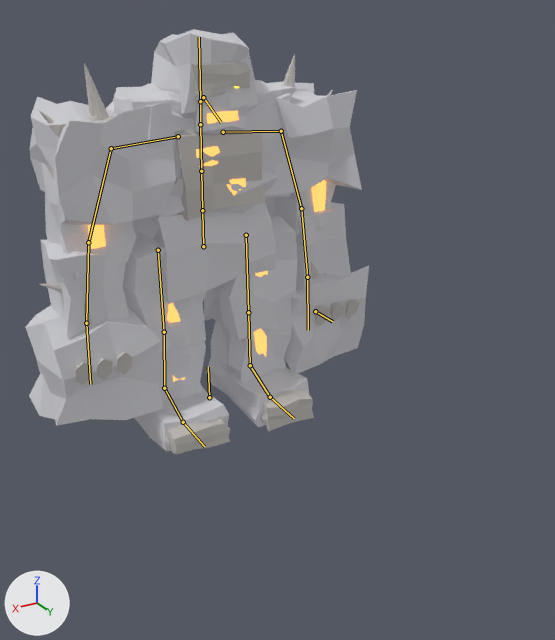
The Blender file Data/Models/Enemy/BossGolem.blend as it was, and as the next commit left it.
Camera for both pictures: a 50 mm camera at (54.5, 115.5, 70.1) aimed at (-1.5, 22.3, 23.4). Arrows for +X, +Y and +Z are at lower left; the lights stay in place. The first picture is the older version. Both versions are drawn at frame 45 of the action 'JumpAttack'; the numbers are the values there. The bones that bend it are drawn over the model as lines.

The first picture shows 'BossGolem'.
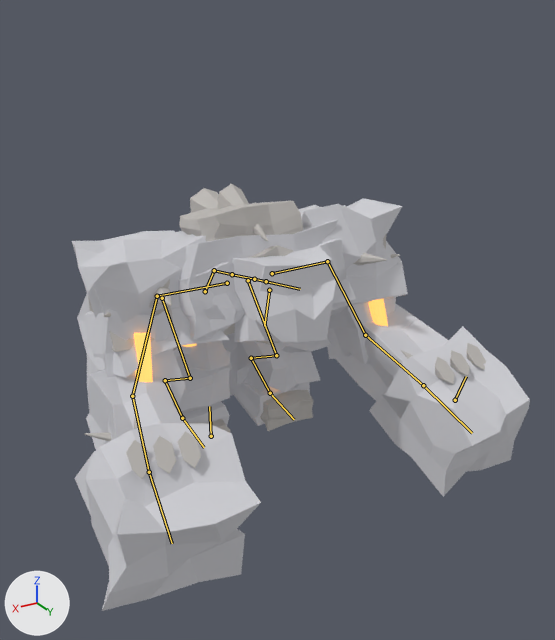
Where the change shows, as pixel boxes (x1, y1, x2, y2) in the pictures (555 x 640 px):
```json
{"object": "BossGolem", "change": "posed", "before": [25, 29, 369, 455], "after": [72, 184, 530, 611], "on screen": "33% wider"}
{"bone": "Root", "before": "(209, 397) to (208, 367)", "after": "(211, 436) to (209, 406)"}
{"bone": "Hips", "before": "(203, 246) to (202, 210)", "after": "(205, 291) to (214, 270)"}
{"bone": "Spine", "before": "(202, 210) to (201, 171)", "after": "(214, 270) to (232, 274)"}
{"bone": "UpperArm_L", "before": "(111, 148) to (88, 242)", "after": "(157, 296) to (132, 396)"}
{"bone": "LowerArm_L", "before": "(88, 242) to (86, 323)", "after": "(132, 396) to (149, 472)"}
{"bone": "UpperArm_R", "before": "(281, 131) to (301, 208)", "after": "(327, 261) to (365, 335)"}
{"bone": "LowerArm_R", "before": "(301, 208) to (307, 277)", "after": "(365, 335) to (423, 385)"}
{"bone": "UpperLeg_L", "before": "(158, 250) to (164, 332)", "after": "(162, 298) to (190, 378)"}
{"bone": "LowerLeg_L", "before": "(164, 332) to (164, 388)", "after": "(190, 378) to (165, 380)"}
{"bone": "Foot_L", "before": "(164, 388) to (183, 422)", "after": "(165, 380) to (182, 418)"}
{"bone": "UpperLeg_R", "before": "(246, 235) to (248, 312)", "after": "(248, 280) to (276, 355)"}
{"bone": "LowerLeg_R", "before": "(248, 312) to (250, 365)", "after": "(276, 355) to (251, 358)"}
{"bone": "Foot_R", "before": "(250, 365) to (270, 397)", "after": "(251, 358) to (270, 393)"}
```

The change, as JSON lines over the scene's bpy script:
```json
{"block": "bone_root", "where": "bone_root = bpy.data.objects['BossGolem_Rig'].pose.bones['Root']"}
{"op": "set", "path": "bone_root.location", "old": "(0.0, -0.04, 0.0)", "new": "(0.0, -1.08, 0.0)"}
{"block": "bone_hips", "where": "bone_hips = bpy.data.objects['BossGolem_Rig'].pose.bones['Hips']  # child of 'Root'"}
{"op": "set", "path": "bone_hips.rotation_euler", "old": "(-0.0175, 0.0, 0.0)", "new": "(-0.646, 0.0, 0.0)", "note": "degrees (-1, 0, 0) -> degrees (-37, 0, 0)"}
{"block": "bone_spine", "where": "bone_spine = bpy.data.objects['BossGolem_Rig'].pose.bones['Spine']  # child of 'Hips'"}
{"op": "set", "path": "bone_spine.rotation_euler", "old": "(-0.0175, 0.0, 0.0)", "new": "(-0.716, 0.0, 0.0)", "note": "degrees (-1, 0, 0) -> degrees (-41, 0, 0)"}
{"block": "bone_upperarm_l", "where": "bone_upperarm_l = bpy.data.objects['BossGolem_Rig'].pose.bones['UpperArm_L']  # child of 'Shoulder_L'"}
{"op": "set", "path": "bone_upperarm_l.rotation_euler", "old": "(0.0, 0.0, 0.0)", "new": "(1.536, 0.122, 0.576)", "note": "degrees (0, 0, 0) -> degrees (88, 7, 33)"}
{"block": "bone_lowerarm_l", "where": "bone_lowerarm_l = bpy.data.objects['BossGolem_Rig'].pose.bones['LowerArm_L']  # child of 'UpperArm_L'"}
{"op": "set", "path": "bone_lowerarm_l.rotation_euler", "old": "(0.0349, 0.0, 0.0)", "new": "(0.96, 0.14, 0.14)", "note": "degrees (2, 0, 0) -> degrees (55, 8, 8)"}
{"block": "bone_upperarm_r", "where": "bone_upperarm_r = bpy.data.objects['BossGolem_Rig'].pose.bones['UpperArm_R']  # child of 'Shoulder_R'"}
{"op": "set", "path": "bone_upperarm_r.rotation_euler", "old": "(0.0, 0.0, 0.0)", "new": "(1.536, -0.122, -0.576)", "note": "degrees (0, 0, 0) -> degrees (88, -7, -33)"}
{"block": "bone_lowerarm_r", "where": "bone_lowerarm_r = bpy.data.objects['BossGolem_Rig'].pose.bones['LowerArm_R']  # child of 'UpperArm_R'"}
{"op": "set", "path": "bone_lowerarm_r.rotation_euler", "old": "(0.0349, 0.0, 0.0)", "new": "(0.96, -0.14, -0.14)", "note": "degrees (2, 0, 0) -> degrees (55, -8, -8)"}
{"block": "bone_upperleg_l", "where": "bone_upperleg_l = bpy.data.objects['BossGolem_Rig'].pose.bones['UpperLeg_L']  # child of 'Hips'"}
{"op": "set", "path": "bone_upperleg_l.rotation_euler", "old": "(0.0524, 0.0, 0.0)", "new": "(1.396, 0.0, 0.0)", "note": "degrees (3, 0, 0) -> degrees (80, 0, 0)"}
{"block": "bone_lowerleg_l", "where": "bone_lowerleg_l = bpy.data.objects['BossGolem_Rig'].pose.bones['LowerLeg_L']  # child of 'UpperLeg_L'"}
{"op": "set", "path": "bone_lowerleg_l.rotation_euler", "old": "(-0.0698, 0.0, 0.0)", "new": "(-1.868, -0.0873, 0.0175)", "note": "degrees (-4, 0, 0) -> degrees (-107, -5, 1)"}
{"block": "bone_foot_l", "where": "bone_foot_l = bpy.data.objects['BossGolem_Rig'].pose.bones['Foot_L']  # child of 'LowerLeg_L'"}
{"op": "set", "path": "bone_foot_l.rotation_euler", "old": "(0.0349, 0.0, 0.0)", "new": "(0.977, 0.0, 0.0)", "note": "degrees (2, 0, 0) -> degrees (56, 0, 0)"}
{"block": "bone_upperleg_r", "where": "bone_upperleg_r = bpy.data.objects['BossGolem_Rig'].pose.bones['UpperLeg_R']  # child of 'Hips'"}
{"op": "set", "path": "bone_upperleg_r.rotation_euler", "old": "(0.0524, 0.0, 0.0)", "new": "(1.396, 0.0, 0.0)", "note": "degrees (3, 0, 0) -> degrees (80, 0, 0)"}
{"block": "bone_lowerleg_r", "where": "bone_lowerleg_r = bpy.data.objects['BossGolem_Rig'].pose.bones['LowerLeg_R']  # child of 'UpperLeg_R'"}
{"op": "set", "path": "bone_lowerleg_r.rotation_euler", "old": "(-0.0698, 0.0, 0.0)", "new": "(-1.868, 0.0873, -0.0175)", "note": "degrees (-4, 0, 0) -> degrees (-107, 5, -1)"}
{"block": "bone_foot_r", "where": "bone_foot_r = bpy.data.objects['BossGolem_Rig'].pose.bones['Foot_R']  # child of 'LowerLeg_R'"}
{"op": "set", "path": "bone_foot_r.rotation_euler", "old": "(0.0349, 0.0, 0.0)", "new": "(0.977, 0.0, 0.0)", "note": "degrees (2, 0, 0) -> degrees (56, 0, 0)"}
```
